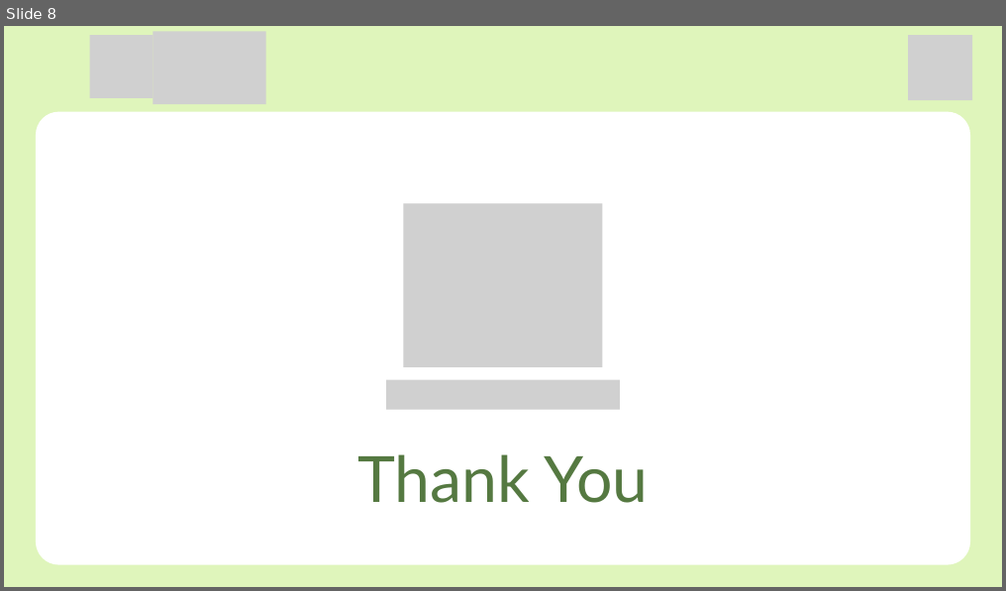
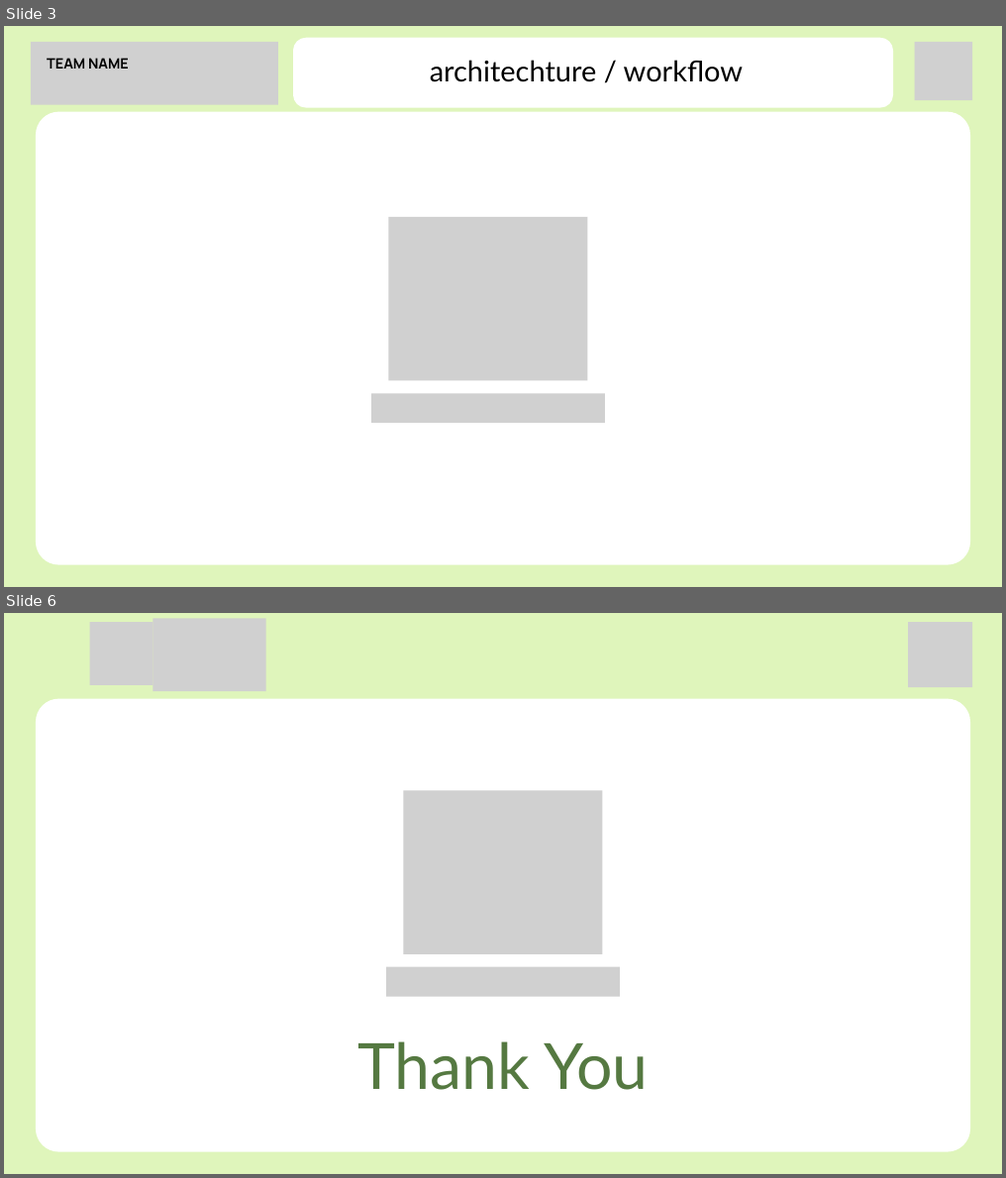
Before and after one commit to NikitaBhushanwar/SankalpBharat_2k26, a slide deck: public/PPT sankalp.pptx. Shown one above the other, each under a label of ours: slide 8 before the commit, slides 3 and 6 after it; the slides between them are not shown. The pictures are 1006x591 and 1006x1178 pixels, drawn with LibreOffice and Linux fonts; fonts in the diff are those of the drawing; grey boxes stand for pictures. Boxes give left, top, right and bottom in pixels: in the first picture for what was removed or moved away, otherwise in the second. Text is boxed around its words. In the diff, an @@ line names an element or a change of style, - is before the commit and + after.

```diff
--- a/public/PPT sankalp.pptx
+++ b/public/PPT sankalp.pptx
@@ slide 3 added at <box>4,26,1002,587</box>, background #DFF5BB @@
@@ picture added at <box>915,42,972,100</box> @@
@@ group added at <box>31,38,893,108</box>: 2 texts, 1 picture, 1 freeform shape @@
+TEAM NAME
+architechture / workflow
@@ freeform shape added at <box>36,112,970,566</box>, fill #FFFFFF @@
@@ picture added at <box>389,217,588,380</box> @@
@@ picture added at <box>371,393,605,423</box> @@
@@ what was slide 8 is now slide 6 @@
```
Also in this commit, not shown: 4 slides changed, 3 slides removed, 10 other files.
